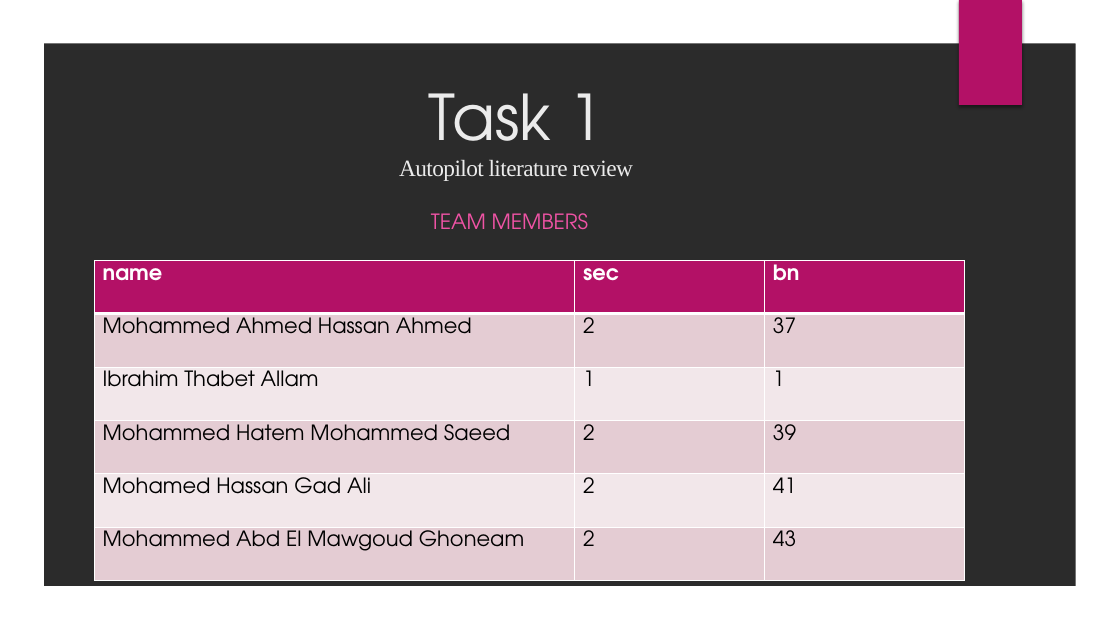
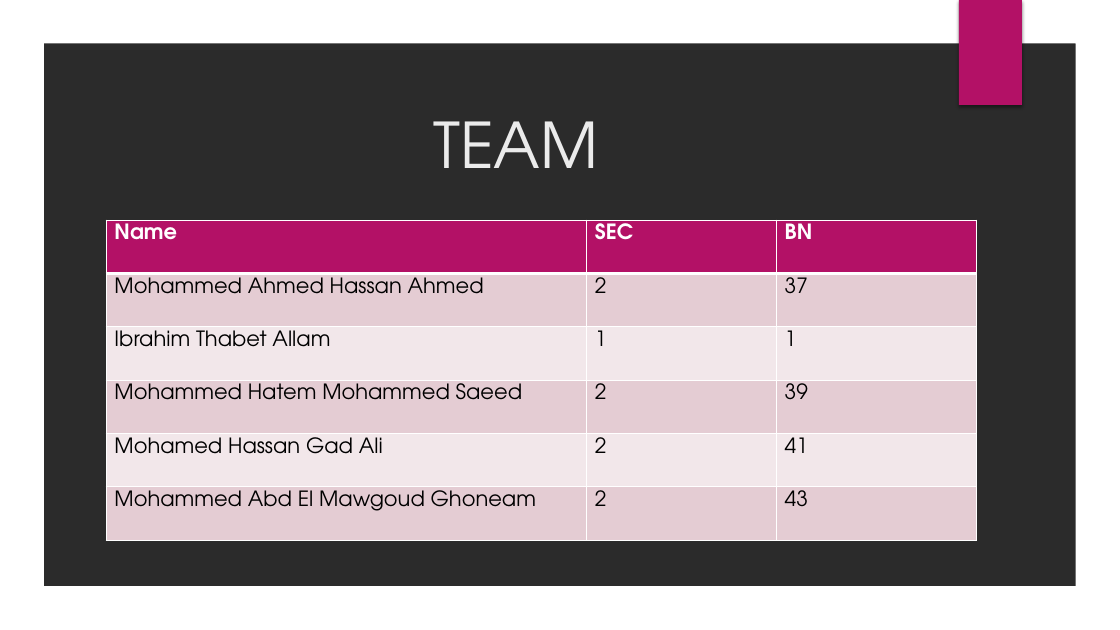
Before and after one commit to Aero-Mohamed/Autopilot, a slide deck: slide 2 of Task 2/Task2_G4_presentation.pptx (slide 1 before the commit). Drawn at 1120x630 pixels with LibreOffice and Linux fonts; fonts in the diff are those of the drawing; background and template pictures are left out; a plain dark background stands for a picture behind light text. Boxes give left, top, right and bottom in pixels: in the first picture for what was removed or moved away, otherwise in the second. Text is boxed around its words. In the diff, an @@ line names an element or a change of style, - is before the commit and + after.

Commit message:
Task 2 is completed.

```diff
--- a/Task 2/Task2_G4_presentation.pptx
+++ b/Task 2/Task2_G4_presentation.pptx
@@ title at box(433, 121, 598, 168): text changed; size 20 to 54 pt; font Times New Roman to TeX Gyre Adventor @@
-Task 1
-Autopilot literature review
+TEAM
@@ table at box(106, 220, 976, 540) @@
-row 1: name | sec | bn
+row 1: Name | SEC | BN
@@ table: place and size @@
-table at box(94, 260, 965, 581)
+table at box(106, 220, 976, 540)
@@ subtitle removed at box(431, 213, 588, 229) @@
-TEAM MEMBERS
```
Also in this commit, not shown: 1 other slide changed, 8 slides added, 19 slides removed, 8 other files.
